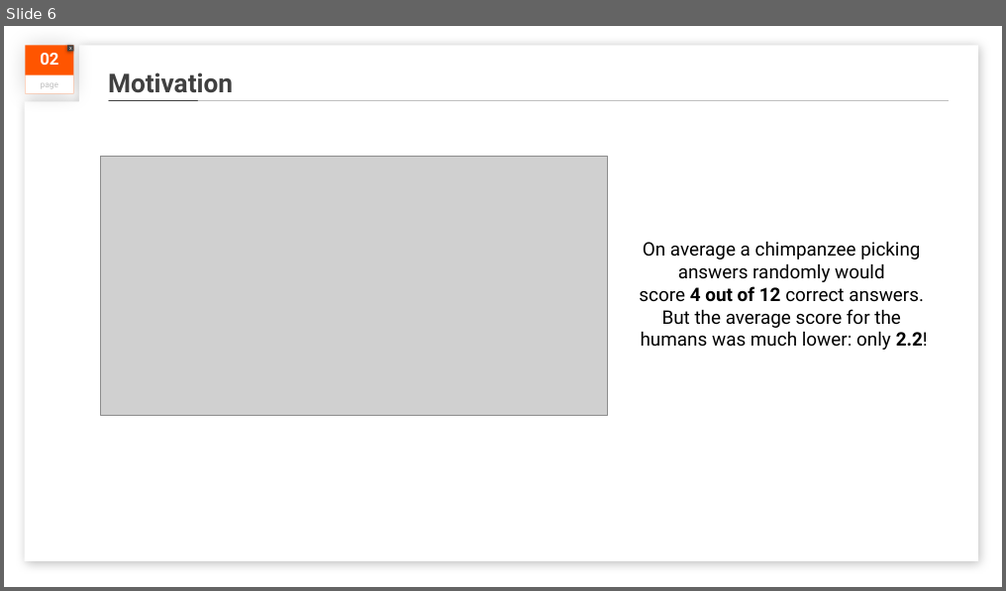
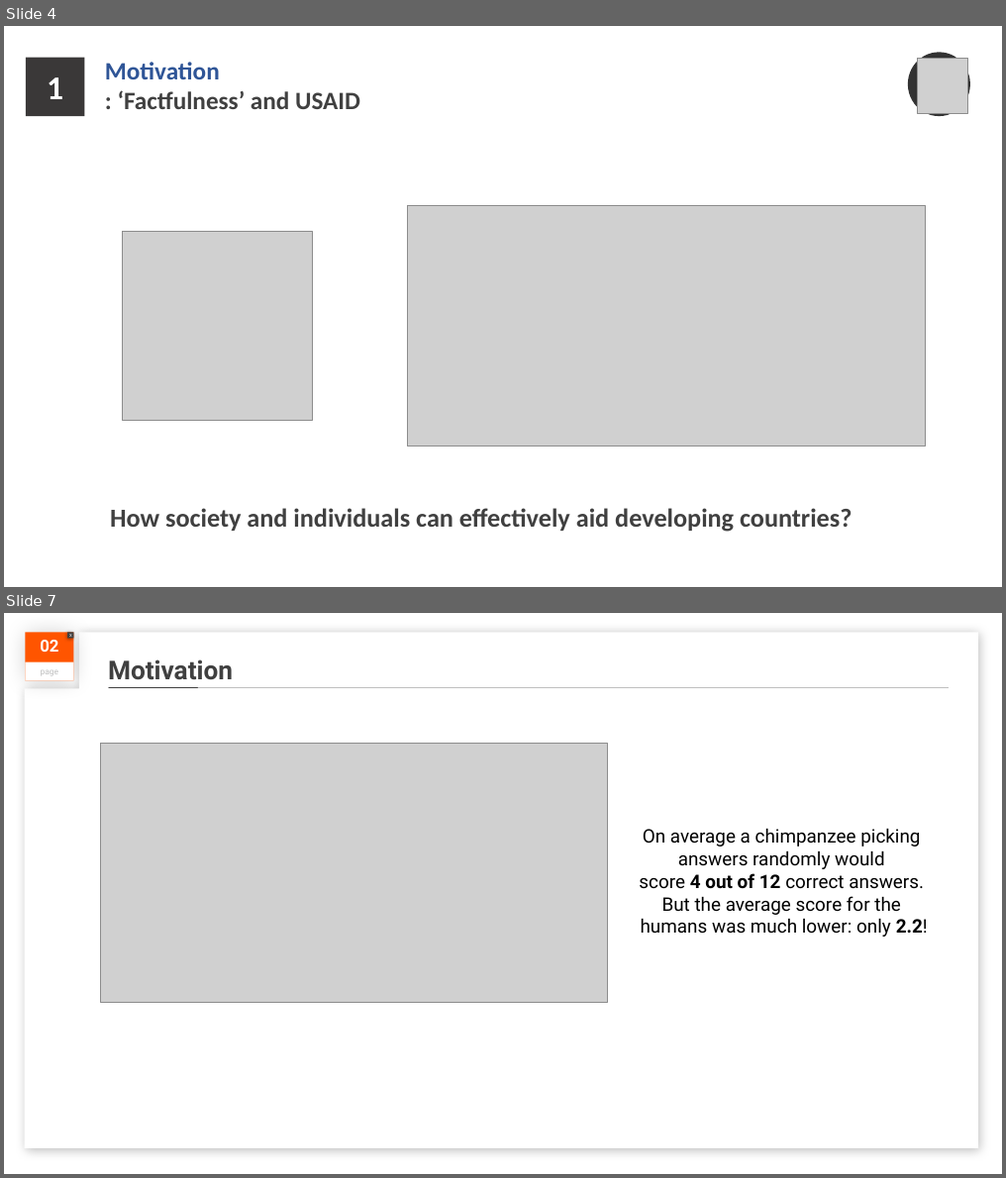
Before and after one commit to hej6853/Rowdy_Rooster_Project3, a slide deck: Factfulness_FINAL.pptx. Shown one above the other, each under a label of ours: slide 6 before the commit, slides 4 and 7 after it; the slides between them are not shown. The pictures are 1006x591 and 1006x1178 pixels, drawn with LibreOffice and Linux fonts; fonts in the diff are those of the drawing; grey boxes stand for pictures; background and template pictures are left out. Boxes give left, top, right and bottom in pixels: in the first picture for what was removed or moved away, otherwise in the second. Text is boxed around its words. In the diff, an @@ line names an element or a change of style, - is before the commit and + after.

```diff
--- a/Factfulness_FINAL.pptx
+++ b/Factfulness_FINAL.pptx
@@ slide 4 added at box(4, 26, 1002, 587), background picture (left out) @@
@@ ellipse added at box(908, 52, 969, 116), fill #333333 @@
@@ rectangle added at box(26, 58, 85, 116), fill #3A3838 @@
@@ text added at box(47, 77, 63, 99), 32 pt, text #FFFFFF, bold @@
+1
@@ text added at box(105, 62, 360, 109), 24 pt, text #404040, bold @@
+Motivation
+: ‘Factfulness’ and USAID
@@ picture added at box(918, 58, 968, 113) @@
@@ picture added at box(123, 231, 313, 421) @@
@@ picture added at box(408, 205, 926, 447) @@
@@ text added at box(110, 508, 851, 532), 25 pt, text #404040, bold @@
+How society and individuals can effectively aid developing countries?
@@ what was slide 6 is now slide 7 @@
```
Also in this commit, not shown: 5 slides changed, 1 other slide added, 1 slide removed, 4 other files.
